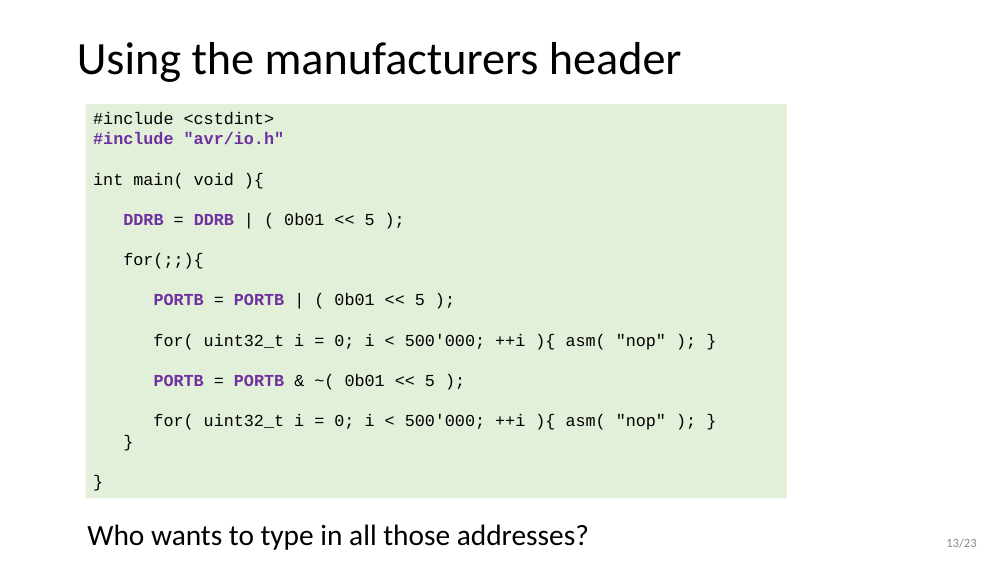
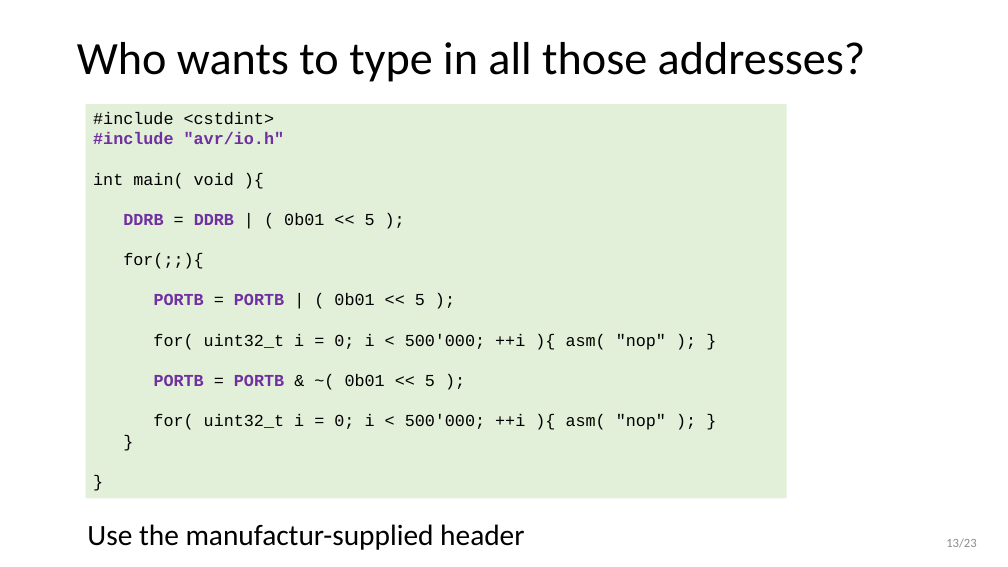
Before and after one commit to wovo/talk-gpio-abstractions, a slide deck: slide 13 of powerpoint/gpio-abstractions.pptx. Drawn at 1008x567 pixels with LibreOffice and Linux fonts; fonts in the diff are those of the drawing. Boxes give left, top, right and bottom in pixels: in the first picture for what was removed or moved away, otherwise in the second. Text is boxed around its words. In the diff, an @@ line names an element or a change of style, - is before the commit and + after.

```diff
--- a/powerpoint/gpio-abstractions.pptx
+++ b/powerpoint/gpio-abstractions.pptx
@@ title at bbox=[77, 42, 866, 82]: text changed @@
-Using the manufacturers header
+Who wants to type in all those addresses?
@@ text at bbox=[87, 524, 524, 550]: text changed @@
-Who wants to type in all those addresses?
+Use the manufactur-supplied header
```
Also in this commit, not shown: 10 other slides changed, 1 slide added, 3 other files.
